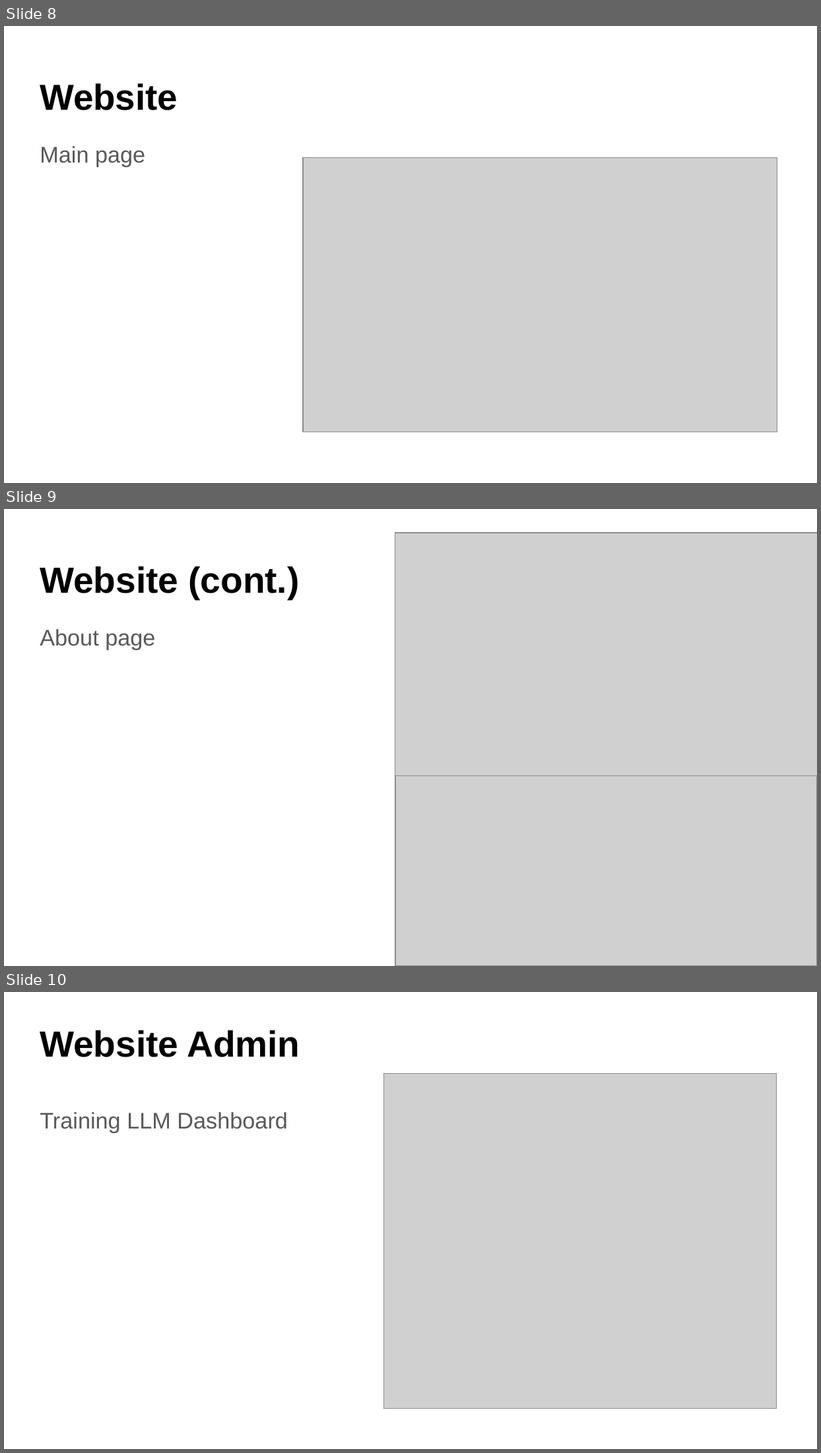
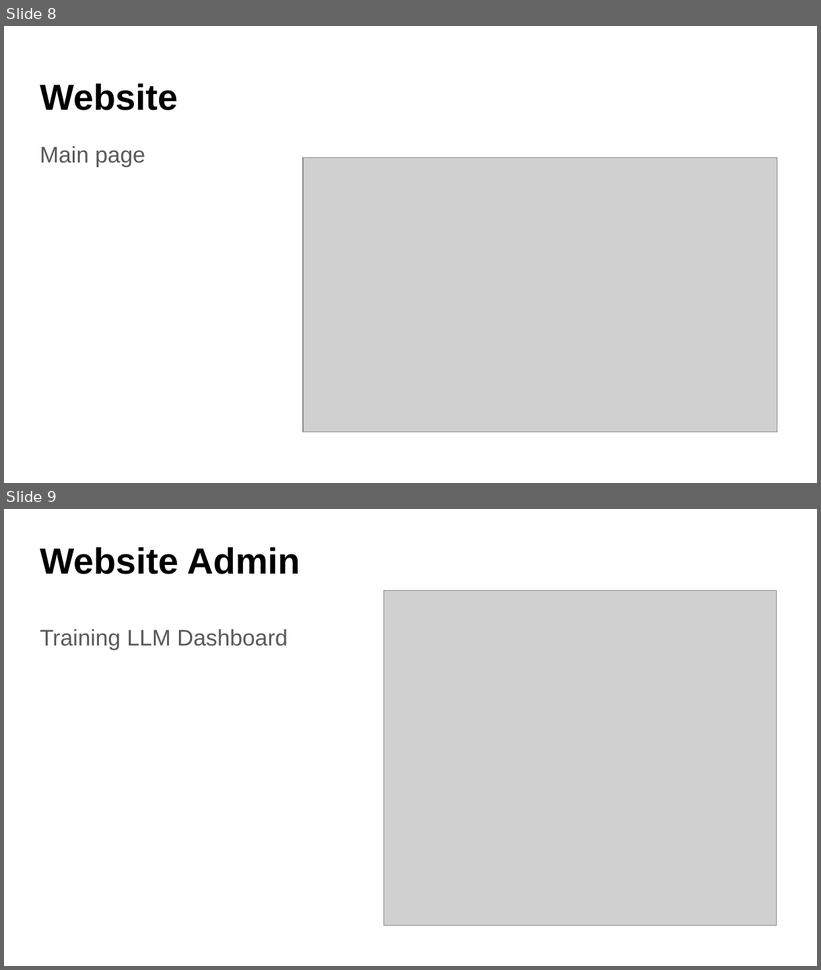
Before and after one commit to silenttundre/VirtualWorkoutBuddy, a slide deck: Virtual Workout Buddy.pptx. Shown one above the other, each under a label of ours: slides 8, 9 and 10 before the commit, slides 8 and 9 after it. The pictures are 821x1453 and 821x970 pixels, drawn with LibreOffice and Linux fonts; fonts in the diff are those of the drawing; grey boxes stand for pictures. Boxes give left, top, right and bottom in pixels: in the first picture for what was removed or moved away, otherwise in the second. Text is boxed around its words. In the diff, an @@ line names an element or a change of style, - is before the commit and + after.

```diff
--- a/Virtual Workout Buddy.pptx
+++ b/Virtual Workout Buddy.pptx
@@ slide 9 removed at (4,509,817,966), background #FFFFFF @@
@@ picture removed at (395,533,817,776) @@
@@ title removed at (40,566,299,599) @@
-Website (cont.)
@@ text removed at (40,629,155,650) @@
-About page
@@ picture removed at (395,723,817,966) @@
@@ what was slide 10 is now slide 9 @@
```
Also in this commit, not shown: 1 slide changed.
